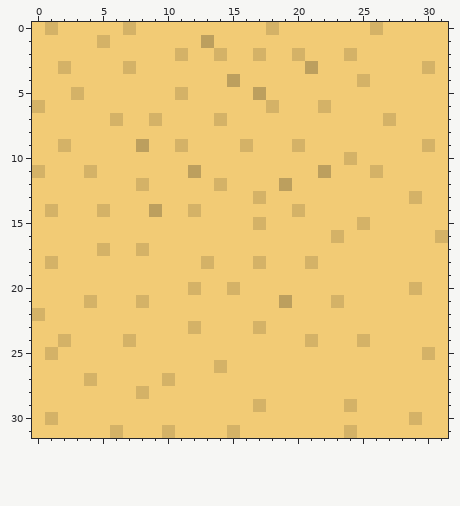
Pixel-art sprite, stored at images/tiles/gravel.png. Above is the file before it was changed.
The file is 32x32 pixels. Colours within 5 levels of each other are drawn and written as one.
After:
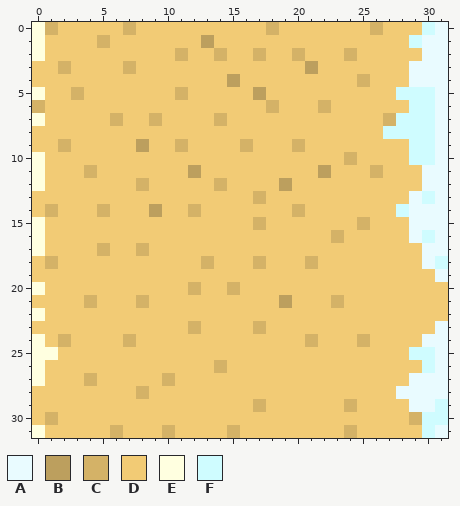
Palette (. is transparent): A #e9fbff  B #bc9f5e  C #d4b267  D #f2cb75  E #ffffe0  F #cffcff
Difference:
{"y":0,"x":0,"old":"D","new":"E"}
{"y":0,"x":30,"old":"DD","new":"FA"}
{"y":1,"x":0,"old":"D","new":"E"}
{"y":1,"x":29,"old":"DDD","new":"FAA"}
{"y":2,"x":0,"old":"D","new":"E"}
{"y":2,"x":30,"old":"DD","new":"AA"}
{"y":3,"x":29,"old":"DCD","new":"AAA"}
{"y":4,"x":29,"old":"DDD","new":"AAA"}
{"y":5,"x":0,"old":"D","new":"E"}
{"y":5,"x":28,"old":"DDDD","new":"FFFA"}
{"y":6,"x":29,"old":"DDD","new":"FFA"}
{"y":7,"x":0,"old":"D","new":"E"}
{"y":7,"x":28,"old":"DDDD","new":"FFFA"}
{"y":8,"x":27,"old":"DDDDD","new":"FFFFA"}
{"y":9,"x":29,"old":"DCD","new":"FFA"}
{"y":10,"x":0,"old":"D","new":"E"}
{"y":10,"x":29,"old":"DDD","new":"FFA"}
{"y":11,"x":0,"old":"C","new":"E"}
{"y":11,"x":30,"old":"DD","new":"AA"}
{"y":12,"x":0,"old":"D","new":"E"}
{"y":12,"x":30,"old":"DD","new":"AA"}
{"y":13,"x":29,"old":"CDD","new":"AFA"}
{"y":14,"x":28,"old":"DDDD","new":"FAAA"}
{"y":15,"x":0,"old":"D","new":"E"}
{"y":15,"x":29,"old":"DDD","new":"AAA"}
{"y":16,"x":0,"old":"D","new":"E"}
{"y":16,"x":29,"old":"DDC","new":"AFA"}
{"y":17,"x":0,"old":"D","new":"E"}
{"y":17,"x":30,"old":"DD","new":"AA"}
{"y":18,"x":30,"old":"DD","new":"AF"}
{"y":19,"x":31,"old":"D","new":"A"}
{"y":20,"x":0,"old":"D","new":"E"}
{"y":20,"x":29,"old":"C","new":"D"}
{"y":22,"x":0,"old":"C","new":"E"}
{"y":23,"x":31,"old":"D","new":"A"}
{"y":24,"x":0,"old":"D","new":"E"}
{"y":24,"x":30,"old":"DD","new":"AA"}
{"y":25,"x":0,"old":"DC","new":"EE"}
{"y":25,"x":29,"old":"DCD","new":"FFA"}
{"y":26,"x":0,"old":"D","new":"E"}
{"y":26,"x":30,"old":"DD","new":"FA"}
{"y":27,"x":0,"old":"D","new":"E"}
{"y":27,"x":29,"old":"DDD","new":"AAA"}
{"y":28,"x":28,"old":"DDDD","new":"AAAA"}
{"y":29,"x":29,"old":"DDD","new":"AAF"}
{"y":30,"x":30,"old":"DD","new":"FF"}
{"y":31,"x":0,"old":"D","new":"E"}
{"y":31,"x":30,"old":"DD","new":"FA"}
{"label":"changed","picture_box":[32,22,58,438]}
{"label":"changed","picture_box":[383,22,448,438]}
